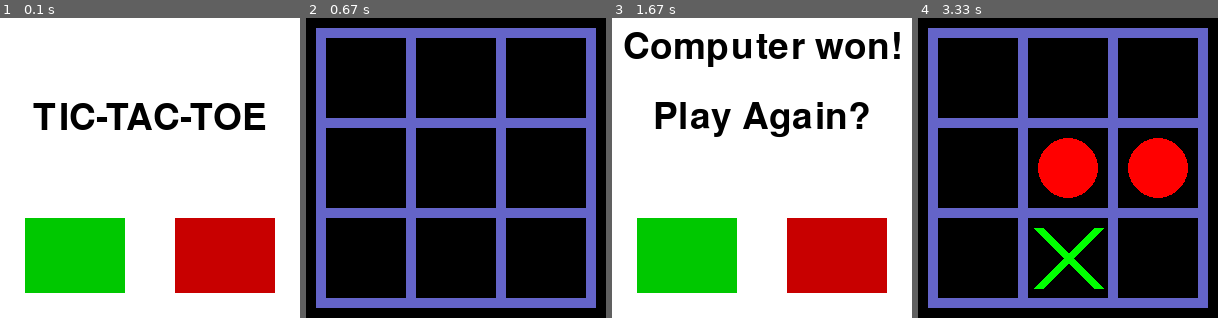
Above: before the commit, frames 1-4 (left to right).
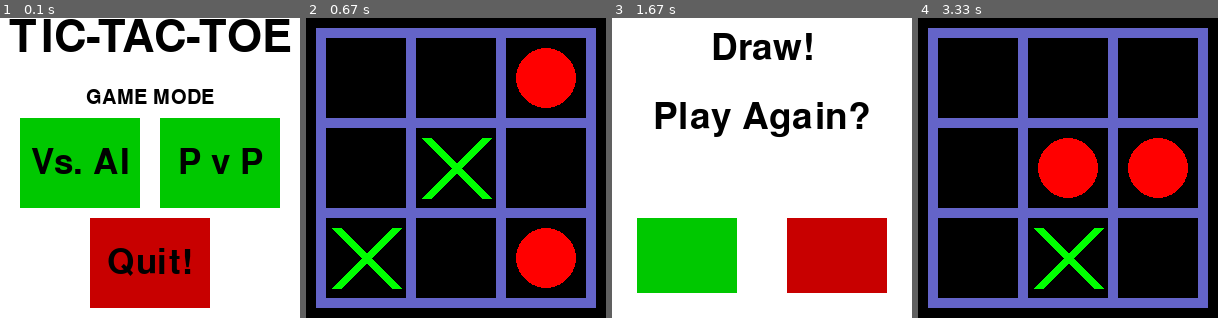
Above: after the commit, the same moments.

Repository: RITESHMOHAPATRA/TIC-TAC-TOE
Game: pygame game, started from Python/pygame1.py
Same seed, same stepped clock (60 frames per second), same inputs: the game is played once before the commit and once after it. The source is Python 2; it was converted automatically to run under Python 3.
Inputs (mouse positions are in pixels of both pictures, inside the frame that each line leads up to):
- Up to frame 1 (0.1 s): no input
- Up to frame 2 (0.67 s): press the mouse at (525, 162) at 0.37 s; move the mouse to (444, 201) at 0.47 s; release the mouse at (363, 237) at 0.6 s
- Up to frame 3 (1.67 s): press the mouse at (831, 162) at 0.7 s; move the mouse to (756, 111) at 0.8 s; release the mouse at (684, 57) at 0.93 s
- Up to frame 4 (3.33 s): press the mouse at (993, 255) at 3.03 s; move the mouse to (1044, 249) at 3.13 s; release the mouse at (1092, 243) at 3.27 s

The runs differ from the first frame. In frame 1, 52% of the frame differs, in the area x 3-97%, y 0-97%; in frame 2, 8.8%; in frame 3, 4.2%; in frame 4, nothing differs.

Commit message:
Modifying intro_menu to integrate PVP mode. Also enhancing menu look.

Diff:
--- a/Python/pygame1.py
+++ b/Python/pygame1.py
@@ -21,10 +21,13 @@
   		board.first_menu(mouse[0],mouse[1])
   		pygame.display.flip()
   		pygame.display.update()
-  		if(click[0] == 1 and 125>mouse[0]>25 and 275>mouse[1]>200):
+  		if(click[0] == 1 and 140>mouse[0]>20 and 190>mouse[1]>100):
   			comp_play()
   			intro = False
-  		if(click[0] == 1 and 275>mouse[0]>175 and 275>mouse[1]>200):
+  		if(click[0] == 1 and 280>mouse[0]>160 and 190>mouse[1]>100):
+  			comp_play()
+  			intro = False
+  		if(click[0] == 1 and 210>mouse[0]>90 and 290>mouse[1]>200):
   			pygame.quit()
   			quit()
 
--- a/Python/tictactoe.py
+++ b/Python/tictactoe.py
@@ -200,19 +200,43 @@
     def first_menu(self,x,y):
         self.screen.fill(self.white)
         surface_size = self.screen.get_height()
-        font = pygame.font.Font('freesansbold.ttf', surface_size / 8)
+        font = pygame.font.Font('freesansbold.ttf', 45)
+        font2 = pygame.font.Font('freesansbold.ttf', 35)
+        font3 = pygame.font.Font('freesansbold.ttf', 20)
         text = font.render('TIC-TAC-TOE', True,self.black, self.white)
         rect = text.get_rect()
-        rect.center = (surface_size / 2, 100)
+        rect.center = (150,20)
         self.screen.blit(text, rect)
-        if 125 > x > 25 and 275 > y > 200:
-            pygame.draw.rect(self.screen, self.bright_green,(25,200,100,75))
-        else:
-            pygame.draw.rect(self.screen, self.green,(25,200,100,75))
-        if 275 > x > 175 and 275 > y > 200:
-            pygame.draw.rect(self.screen, self.bright_red,(175,200,100,75))
-        else:
-            pygame.draw.rect(self.screen, self.red,(175,200,100,75))
+        text5 = font3.render('GAME MODE', True,self.black, )
+        rect5 = text5.get_rect()
+        rect5.center = (150,80)
+        self.screen.blit(text5, rect5)
+
+        if 140 > x > 20 and 190 > y > 100:
+            pygame.draw.rect(self.screen, self.bright_green,(20,100,120,90))
+        else:
+            pygame.draw.rect(self.screen, self.green,(20,100,120,90))
+        if 280 > x > 160 and 190 > y > 100:
+            pygame.draw.rect(self.screen, self.bright_green,(160,100,120,90))
+        else:
+            pygame.draw.rect(self.screen, self.green,(160,100,120,90))
+        if 210 > x > 90 and 290 > y > 200:
+            pygame.draw.rect(self.screen, self.bright_red,(90,200,120,90))
+        else:
+            pygame.draw.rect(self.screen, self.red,(90,200,120,90))
+
+        text2 = font2.render('Vs. AI', True,self.black, )
+        rect2 = text2.get_rect()
+        rect2.center = (80,145)
+        self.screen.blit(text2, rect2)
+        text3 = font2.render('P v P', True,self.black, )
+        rect3 = text3.get_rect()
+        rect3.center = (220,145)
+        self.screen.blit(text3, rect3)
+        text4 = font2.render('Quit!', True,self.black, )
+        rect4 = text4.get_rect()
+        rect4.center = (150,245)
+        self.screen.blit(text4, rect4)
         # pygame.display.update()
         # clock.tick(15)
 
